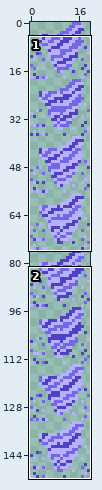
Sprite sheet -- Assets/Resources/Textures/GenieLower.png. Above, an overview of the earlier version with the close-up marked.
Close-up. Before the commit:
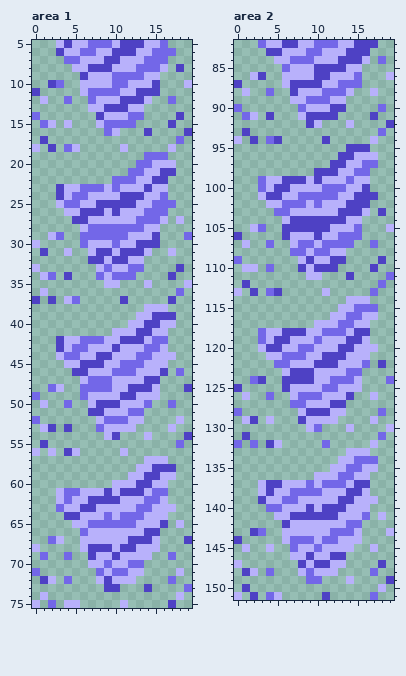
The file is 20x152 pixels. Shown: area 1: x 0..19, y 5..75; area 2: x 0..19, y 82..151.
New version:
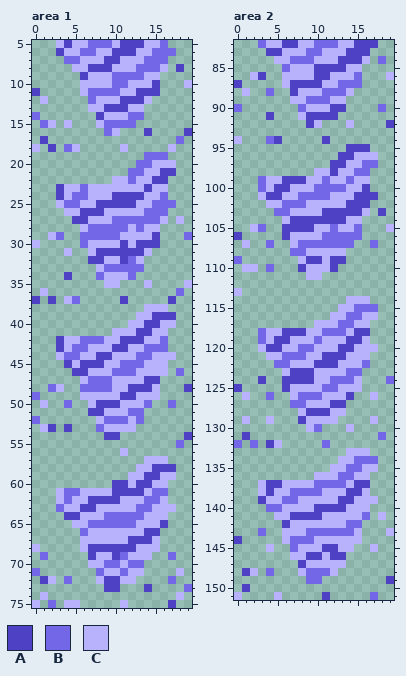
Palette (. is transparent): A #4e41c4  B #7367e8  C #b8b1fb
Changes in this commit:
--- area 1
@@ x 0..19 @@
  9 ......ACCCBBBBCC....
-10 ..AB..CCCCBBCCCA...C
+10 ......CCCCBBCCCA...C
 11 A.....CBBBBCCAAA....
-12 .C..B..BCCCAAAC..B..
+12 .C.....BCCCAAAC.....
 13 .......CCAAACC......
-14 B.......ACCCBB....A.
-15 .BC.C...CBBBB....A..
+14 B.......ACCCBB......
+15 .BC.C...CBBBB.......
 16 .........BC...A....A
@@ x 0..19 @@
 21 ............BBCCAA..
-22 ..........BBBCCAA...
-23 ...ACCBBBCBCCCACC...
-24 ...ACBBCCCCAAACCB...
+22 ..........CCBCCAA...
+23 ...ACCBCCCCCCCACC...
+24 ...ACBBCCCAAAACCB...
 25 ...CBBCCAAAAACCBBB..
-26 ....CCAAACACCCBBB...
-27 .....AACCCCCCBBBC.C.
-28 ......CBBBBBBBCC....
-29 ..CB..BBBBBBCCCA...B
-30 C.....BCCCBCCAAA....
-31 .A..C..CAACAAAC..C..
-32 .......AACAACC......
-33 C.......CBCCBB....A.
-34 .CB.A...BCBBB....A..
+26 ....CCAAACCCCCBBB...
+27 .....AACCCBBBBBBC.C.
+28 ......CBBBBBCBCC....
+29 ..CB..BBBBBCCCCA...B
+30 C.....BCCCCACAAA....
+31 ....C..CAAAAAAC.....
+32 .......AACCABC......
+33 ........CBBBBB......
+34 ....A...BCCCB.......
 35 .........CC...C....C
@@ x 0..19 @@
 41 ..........CCCAACC...
-42 ...ACCBBBCCAAACBB...
-43 ...ACBBCCCACCCBBC...
+42 ...ACCBBBCCAAACCB...
+43 ...ACBBCCCAACCBBB...
 44 ...CBBCCAACCCBBCCC..
-45 ....CCAAACCBBBCCC...
-46 .....AACCCBBBCCCA.B.
+45 ....ACAAACCBBBCCC...
+46 .....AACCCBBBCCCC.B.
 47 ......CBBBCCCCAA....
 48 ..BC..BBBBCCAAAC...A
-49 B.....BCCCCAACCC....
+49 B.....CCCCCAACCC....
 50 .C..B..CAAACCCB..B..
 51 .......AACCCBB......
-52 B.......CBBBCC....C.
-53 .CA.A...BCCCC....C..
-54 .........CA...C....A
-55 .A................B.
-56 C.C.AC.....C........
+52 B.......CBBBCB......
+53 .CA.A...BCCCC.......
+54 .........AA........A
+55 ..................B.
+56 ...........C........
 57 ..............CCC...
@@ x 0..19 @@
 59 ............CCAACC..
-60 ..........CCCAACC...
-61 ...CBBCCCACAAACBB...
+60 ..........AACAACC...
+61 ...CBBCCCCAAAACBB...
 62 ...CBCCAAAACCCBBC...
 63 ...BCCAACCCCCBBCCC..
-64 ....AACCCBCBBBCCC...
-65 .....CCBBBBBBCCCA.C.
+64 ....AACCCBBBBBCCC...
+65 .....CCBBBBBBCCCA...
 66 ......BCCCCCCCAA....
-67 ..BC..CCCCCCAAAC...A
-68 C.....CAAACAACCC....
-69 .B..B..ACCACCCC..B..
-70 .......CCBCCBB......
-71 B.......BCBBCC....C.
-72 .AC.B...CACCC....B..
+67 ......CCCCCCAAAC....
+68 C.....CAAAAAACCC....
+69 .B.....ACCABCCC..B..
+70 .......CCBBCBB......
+71 B.......BCCBCC....C.
+72 .AC.B...CAACC....B..
 73 .........AA...A....B
--- area 2
@@ x 0..19 @@
  87 A.....CAAAACCBBB....
- 88 .C..B..ACCCBBBC..C..
+ 88 .C..B..ACCCBBBC.....
  89 .......CCBBBCC......
  90 B.......BCCCAA....B.
- 91 .BC.A...CAAAA....A..
+ 91 ....A...CAAAA.......
  92 .........AC...C....A
- 93 .A................B.
- 94 C.A.BA.....A.....C..
+ 93 ....................
+ 94 C...BA.....A........
  95 ..............AAA...
@@ x 0..19 @@
  97 ............AACCBB..
- 98 ..........AAACCBB...
- 99 ...BCCAAACACCCBCC...
-100 ...BCAACCCCBBBCCA...
-101 ...CAACCBBBBBCCAAA..
-102 ....CCBBBCBCCCAAA...
-103 .....BBCCCCCCAAAC.A.
+ 98 ..........CCACCBB...
+ 99 ...BCCAAACCBCCBCC...
+100 ...BCAACCCBBBBCCA...
+101 ...CAACCBBBBCCCAAA..
+102 ....CCBBBCCCCCAAA...
+103 .....BBCCCCAAAAAC.A.
 104 ......CAAAAAAACC....
-105 ..CB..AAAAAACCCB...C
-106 A.....ACCCACCBBB....
-107 .C..B..CBBCBBBB..B..
-108 .......BBCBBCC......
-109 B.......CACCAA....A.
-110 .CC.B...ACAAA....A..
-111 .........CC...A....B
-112 .A................B.
-113 C.A.BA.....C.....B..
+105 ..CB..AAAACCBCCB...C
+106 A.....ACCCCBBBBB....
+107 .C..B..CBBBBBBB..B..
+108 .......BBCCCCC......
+109 B.......CAACAA......
+110 .CC.B...ACCCA.......
+111 .........CC.........
+112 ....................
+113 C...................
 114 ..............CCC...
@@ x 0..19 @@
 121 ....CCBBBCCAAACCC...
-122 .....BBCCCAAACCCB.A.
+122 .....BBCCCAAACCCB...
 123 ......CAAACCCCBB....
-124 ..BA..AAAACCBBBC...B
+124 ...A..AAAACCBBBC...B
 125 A.....ACCCCBBCCC....
@@ x 0..19 @@
 127 .......BBCCCAA......
-128 B.......CAAACC....B.
-129 .CA.C...ACCCC....C..
-130 .........CB...C....C
+128 ........CAAACC......
+129 .C..C...ACCCC....C..
+130 .........CB...C.....
 131 .A................B.
-132 B.B.AC.....B.....C..
+132 B.B.AC.....B........
 133 ..............CCC...
@@ x 0..19 @@
 136 ..........CCCBBCC...
-137 ...CAACCCBCBBBCAA...
+137 ...CAACCCCBBBBCAA...
 138 ...CACCBBBBCCCAAC...
 139 ...ACCBBCCCCCAACCC..
-140 ....BBCCCACAAACCC...
-141 .....CCAAAAAACCCB.C.
+140 ....BBCCCCAAAACCC...
+141 .....CCAAAACCCCCB.C.
 142 ......ACCCCCCCBB....
-143 ..AB..CCCCCCBBBC...C
-144 A.....CBBBCBBCCC....
-145 .C..C..BCCBCCCC..C..
-146 .......CCACCAA......
-147 C.......ACAACC....A.
-148 .AC.B...CBCCC....B..
-149 .........BB...C....A
-150 .A................C.
-151 C.A.BC.....A.....B..
+143 ...B..CCCBBBBBBC...C
+144 A.....CBBBCCCCCC....
+145 ....C..BCCCAACC..C..
+146 .......CCAACAA......
+147 ........ACCCCC......
+148 .AC.B...CBBBC.......
+149 .........BB........A
+150 .A..................
+151 C....C.....A.....B..
